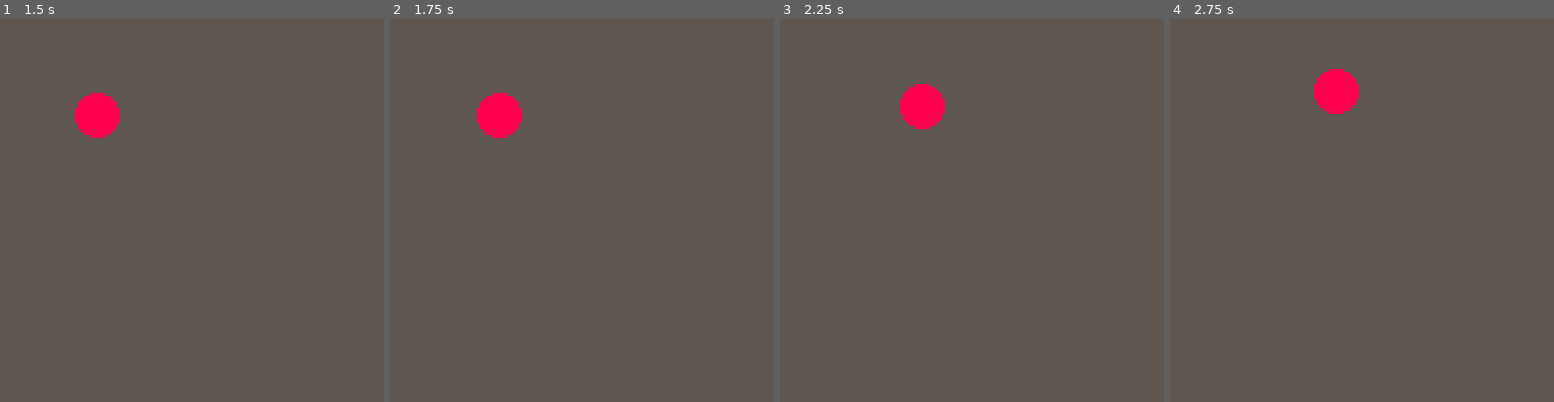
Above: before the commit, frames 1-4 (left to right).
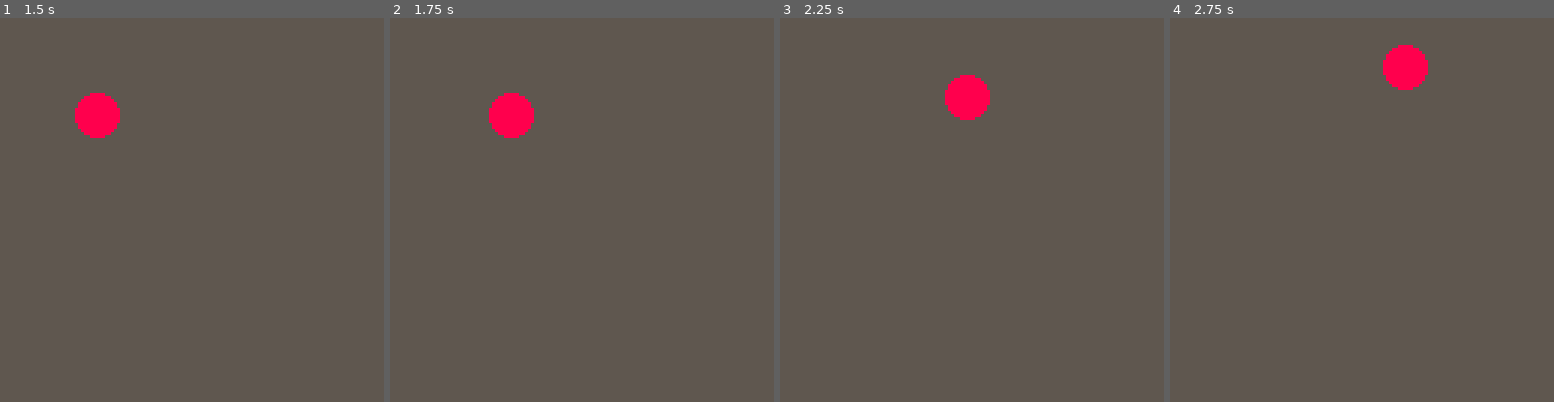
Above: after the commit, the same moments.

Repository: konata-chan404/Kitty-Kondo
Game: PICO-8 cartridge test.p8
The game is run twice, just before and just after one commit, with the same random seed, the same clock (stepped at 60 frames per second) and the same inputs.
Inputs:
- Up to frame 1 (1.5 s): no input
- Up to frame 2 (1.75 s): hold Right from 1.6 s (still down)
- Up to frame 3 (2.25 s): release Right at 2.1 s; hold Up from 2.15 s (still down)
- Up to frame 4 (2.75 s): release Up at 2.42 s; hold Right from 2.47 s (still down)

Frame 1 is identical in both runs. In frame 2, 0.7% of the frame differs, in the area x 22-38%, y 19-32%; in frame 3, 2.2%, in the area x 31-55%, y 14-29%; in frame 4, 2.2%.

Commit message:
Updated playermovement, ensured code is all lowercaase and added movement speed multiplyer

Diff:
--- a/test.p8
+++ b/test.p8
@@ -9,46 +9,47 @@
 
 -- Structs!
 
--- Weierd player movement struct? I'm surpised this is legal lol Lua is werid
-player = {}
-player.movementSpeed = 10
-player.xPos = 32
-player.yPos = 32
+-- Player movement struct!tttttttt
+player = {
+    movementspeed = 2,
+    xpos = 32,
+    ypos = 32
+}
 
 function _init()
 
 end
 
 function _update()
-    _playerMovement()
+    _playermovement()
 end
 
 function _draw()
     -- Draw simple background
     rectfill(0,0,127,127,5)
     -- draw player circle for now
-    circfill(player.xPos, player.yPos,7,8);
+    circfill(player.xpos, player.ypos,7,8);
 end
 
 
 -- Player movement
-function _playerMovement()
+function _playermovement()
     -- At the moment we'll use a simple circle for the player
     if (btn(0))
     then
-        player.xPos=player.xPos-1
+        player.xpos= player.xpos - player.movementspeed
     end
     if (btn(1))
     then
-        player.xPos=player.xPos+1
+        player.xpos= player.xpos + player.movementspeed
     end
     if (btn(2))
     then
-        player.yPos=player.yPos-1
+        player.ypos= player.ypos - player.movementspeed
     end
     if (btn(3))
     then
-        player.yPos=player.yPos+1
+        player.ypos= player.ypos + player.movementspeed
     end
 end
 
